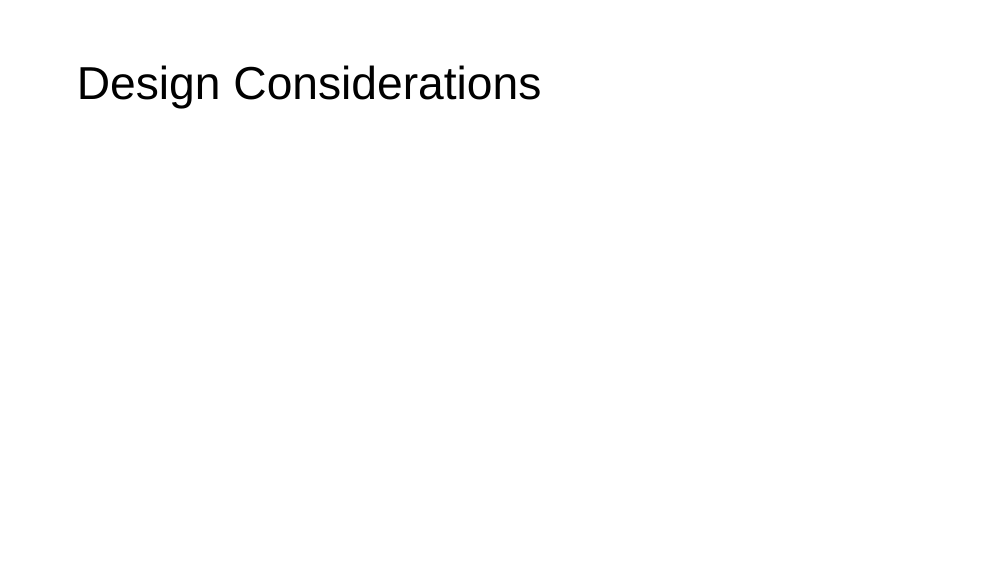
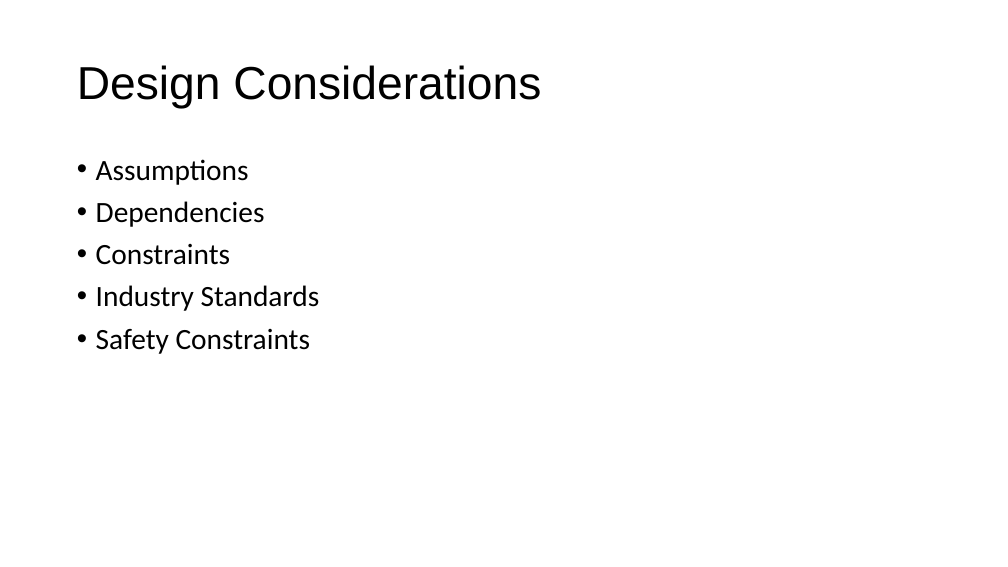
Before and after one commit to Burnetb8/Senior-Capstone, a slide deck: slide 3 of Documentation/Sprint 1 Pres.pptx. Drawn at 1008x567 pixels with LibreOffice and Linux fonts; fonts in the diff are those of the drawing. Boxes give left, top, right and bottom in pixels: in the first picture for what was removed or moved away, otherwise in the second. Text is boxed around its words. In the diff, an @@ line names an element or a change of style, - is before the commit and + after.

```diff
--- a/Documentation/Sprint 1 Pres.pptx
+++ b/Documentation/Sprint 1 Pres.pptx
@@ text added at [96, 159, 320, 354], 28 pt, text #000000 @@
+• Assumptions
+• Dependencies
+• Constraints
+• Industry Standards
+• Safety Constraints
```
Also in this commit, not shown: 3 other slides changed, 1 slide added, 1 slide removed.
